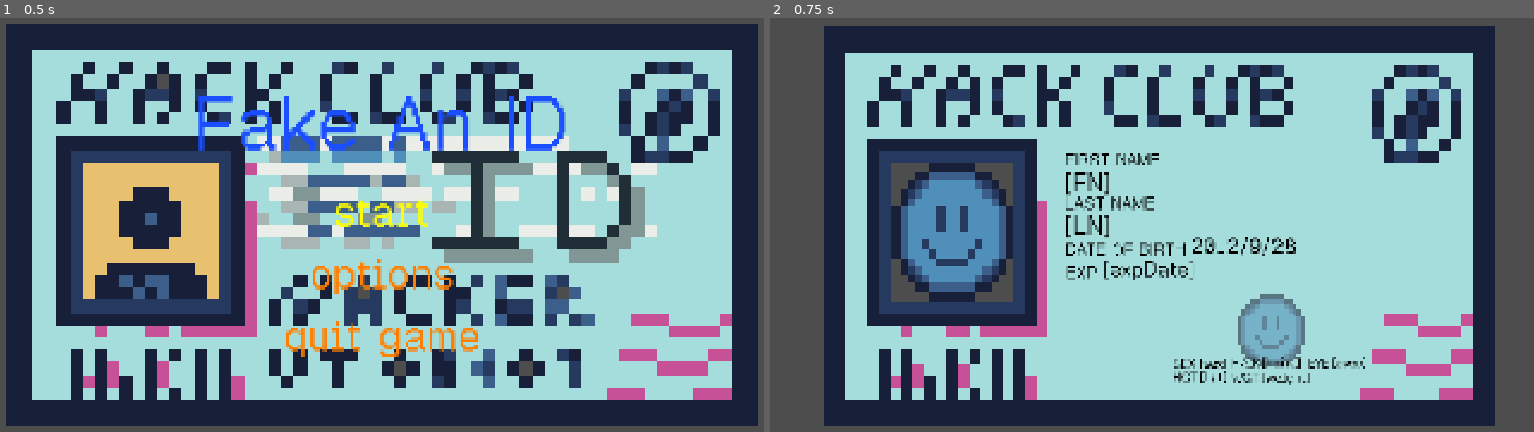
Above: before the commit, frames 1-2 (left to right).
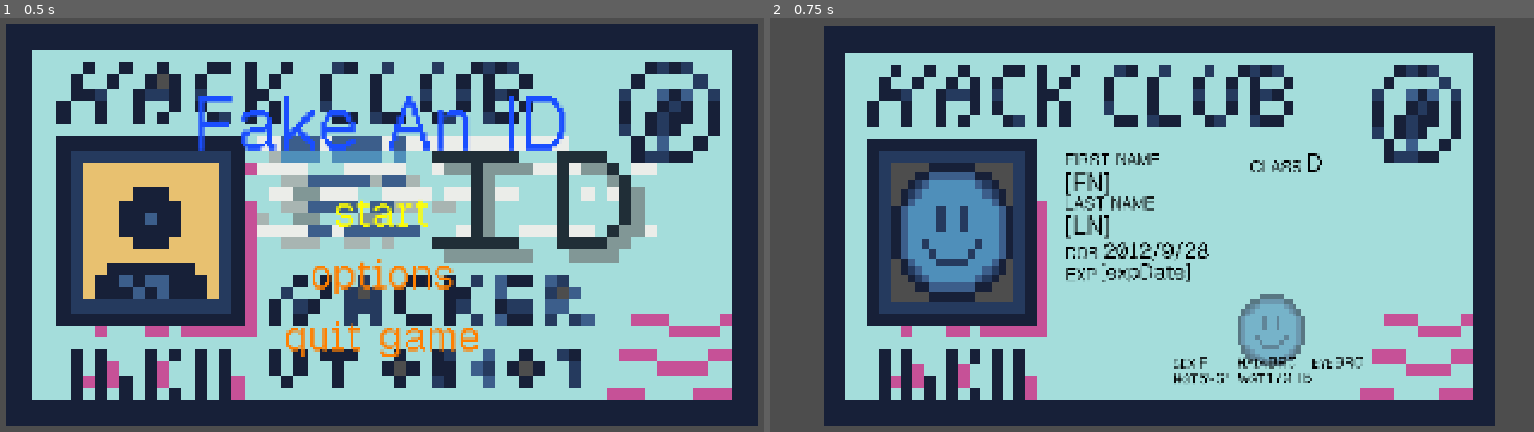
Above: after the commit, the same moments.

Repository: itstntcraft123/fake-an-id
Game: Godot game, scene res://scenes/main_menu.tscn
The game is run twice, just before and just after one commit, with the same random seed, the same clock (stepped at 60 frames per second) and the same inputs.
Inputs:
- Up to frame 1 (0.5 s): no input
- Up to frame 2 (0.75 s): click "[color=#ffffff00]> [/color]st…" at 0.5 s

Frame 1 is identical in both runs. In frame 2, 1.9% of the frame differs, in the area x 38-78%, y 32-89%.

Commit message:
linked all labels to random functions
also changed a bit of positioning

Diff:
--- a/scenes/game.tscn
+++ b/scenes/game.tscn
@@ -37,6 +37,26 @@
 offset_bottom = 721.0
 texture = ExtResource("5_iywne")
 
+[node name="DriversClassLabel" type="Label" parent="UI/Control" unique_id=1720002885]
+layout_mode = 0
+offset_left = 1195.0
+offset_top = 374.0
+offset_right = 1423.0
+offset_bottom = 427.0
+theme_override_colors/font_color = Color(0, 0, 0, 1)
+theme_override_font_sizes/font_size = 40
+text = "CLASS"
+
+[node name="DriversClass" type="Label" parent="UI/Control/DriversClassLabel" unique_id=2102863602]
+layout_mode = 0
+offset_left = 134.0
+offset_top = -22.0
+offset_right = 937.0
+offset_bottom = 57.0
+theme_override_colors/font_color = Color(0, 0, 0, 1)
+theme_override_font_sizes/font_size = 60
+text = "[class]"
+
 [node name="FirstNameLabel" type="Label" parent="UI/Control" unique_id=1600423695]
 layout_mode = 0
 offset_left = 751.0
@@ -50,9 +70,9 @@
 [node name="FirstName" type="Label" parent="UI/Control/FirstNameLabel" unique_id=1994380922]
 layout_mode = 0
 offset_left = -3.0
-offset_top = 42.0
+offset_top = 43.0
 offset_right = 800.0
-offset_bottom = 121.0
+offset_bottom = 122.0
 theme_override_colors/font_color = Color(0, 0, 0, 1)
 theme_override_font_sizes/font_size = 60
 text = "[FN]"
@@ -70,9 +90,9 @@
 [node name="LastNAME" type="Label" parent="UI/Control/LastNameLabel" unique_id=2000823908]
 layout_mode = 0
 offset_left = -2.0
-offset_top = 40.0
+offset_top = 41.0
 offset_right = 801.0
-offset_bottom = 119.0
+offset_bottom = 120.0
 theme_override_colors/font_color = Color(0, 0, 0, 1)
 theme_override_font_sizes/font_size = 60
 text = "[LN]"
@@ -80,39 +100,39 @@
 [node name="DoBLabel" type="Label" parent="UI/Control" unique_id=319141769]
 layout_mode = 0
 offset_left = 752.0
-offset_top = 572.0
+offset_top = 581.0
 offset_right = 1188.0
-offset_bottom = 625.0
-theme_override_colors/font_color = Color(0, 0, 0, 1)
-theme_override_font_sizes/font_size = 40
-text = "DATE OF BIRTH"
+offset_bottom = 634.0
+theme_override_colors/font_color = Color(0, 0, 0, 1)
+theme_override_font_sizes/font_size = 40
+text = "DOB"
 
 [node name="DoB" type="Label" parent="UI/Control/DoBLabel" unique_id=2052988321]
 layout_mode = 0
-offset_left = 300.0
-offset_top = -14.0
-offset_right = 795.0
-offset_bottom = 65.0
+offset_left = 90.0
+offset_top = -12.0
+offset_right = 585.0
+offset_bottom = 67.0
 theme_override_colors/font_color = Color(0, 0, 0, 1)
 theme_override_font_sizes/font_size = 50
 text = "[DoB]"
 
 [node name="ExpireDateLabel" type="Label" parent="UI/Control" unique_id=1213400034]
 layout_mode = 0
-offset_left = 754.0
-offset_top = 628.0
-offset_right = 875.0
-offset_bottom = 698.0
+offset_left = 753.0
+offset_top = 633.0
+offset_right = 874.0
+offset_bottom = 703.0
 theme_override_colors/font_color = Color(0, 0, 0, 1)
 theme_override_font_sizes/font_size = 40
 text = "EXP"
 
 [node name="EXPDate" type="Label" parent="UI/Control/ExpireDateLabel" unique_id=643385181]
 layout_mode = 0
-offset_left = 88.0
-offset_top = -15.0
-offset_right = 310.0
-offset_bottom = 64.0
+offset_left = 80.0
+offset_top = -14.0
+offset_right = 302.0
+offset_bottom = 65.0
 theme_override_colors/font_color = Color(0, 0, 0, 1)
 theme_override_font_sizes/font_size = 50
 text = "[expDate]"
@@ -139,90 +159,90 @@
 
 [node name="Sex" type="Label" parent="UI/Control/SexLabel" unique_id=1747402248]
 layout_mode = 0
-offset_left = 65.0
-offset_top = -1.0
-offset_right = 131.0
+offset_left = 64.0
+offset_top = -6.0
+offset_right = 141.0
 offset_bottom = 41.0
 theme_override_colors/font_color = Color(0, 0, 0, 1)
-theme_override_font_sizes/font_size = 30
+theme_override_font_sizes/font_size = 35
 text = "[sex]"
 
 [node name="HeightLabel" type="Label" parent="UI/Control" unique_id=23549392]
 layout_mode = 0
-offset_left = 1009.0
-offset_top = 885.0
-offset_right = 1086.0
-offset_bottom = 925.0
+offset_left = 1011.0
+offset_top = 890.0
+offset_right = 1088.0
+offset_bottom = 930.0
 theme_override_colors/font_color = Color(0, 0, 0, 1)
 theme_override_font_sizes/font_size = 30
 text = "HGT"
 
-[node name="Sex" type="Label" parent="UI/Control/HeightLabel" unique_id=968089444]
-layout_mode = 0
-offset_left = 65.0
-offset_top = -1.0
-offset_right = 131.0
+[node name="Height" type="Label" parent="UI/Control/HeightLabel" unique_id=968089444]
+layout_mode = 0
+offset_left = 62.0
+offset_top = -5.0
+offset_right = 140.0
+offset_bottom = 42.0
+theme_override_colors/font_color = Color(0, 0, 0, 1)
+theme_override_font_sizes/font_size = 35
+text = "[hgt]"
+
+[node name="HairLabel" type="Label" parent="UI/Control" unique_id=616471486]
+layout_mode = 0
+offset_left = 1165.0
+offset_top = 851.0
+offset_right = 1242.0
+offset_bottom = 891.0
+theme_override_colors/font_color = Color(0, 0, 0, 1)
+theme_override_font_sizes/font_size = 30
+text = "HAIR"
+
+[node name="HairColor" type="Label" parent="UI/Control/HairLabel" unique_id=447074001]
+layout_mode = 0
+offset_left = 74.0
+offset_top = -5.0
+offset_right = 184.0
+offset_bottom = 42.0
+theme_override_colors/font_color = Color(0, 0, 0, 1)
+theme_override_font_sizes/font_size = 35
+text = "[hairc]"
+
+[node name="WeightLabel" type="Label" parent="UI/Control" unique_id=1668930202]
+layout_mode = 0
+offset_left = 1166.0
+offset_top = 889.0
+offset_right = 1243.0
+offset_bottom = 929.0
+theme_override_colors/font_color = Color(0, 0, 0, 1)
+theme_override_font_sizes/font_size = 30
+text = "WGT"
+
+[node name="Weight" type="Label" parent="UI/Control/WeightLabel" unique_id=1700281475]
+layout_mode = 0
+offset_left = 70.0
+offset_top = -5.0
+offset_right = 207.0
+offset_bottom = 42.0
+theme_override_colors/font_color = Color(0, 0, 0, 1)
+theme_override_font_sizes/font_size = 35
+text = "[weight]"
+
+[node name="EyeLabel" type="Label" parent="UI/Control" unique_id=659478503]
+layout_mode = 0
+offset_left = 1344.0
+offset_top = 852.0
+offset_right = 1421.0
+offset_bottom = 892.0
+theme_override_colors/font_color = Color(0, 0, 0, 1)
+theme_override_font_sizes/font_size = 30
+text = "EYE"
+
+[node name="EyeColor" type="Label" parent="UI/Control/EyeLabel" unique_id=691298928]
+layout_mode = 0
+offset_left = 55.0
+offset_top = -6.0
+offset_right = 153.0
 offset_bottom = 41.0
 theme_override_colors/font_color = Color(0, 0, 0, 1)
-theme_override_font_sizes/font_size = 30
-text = "[hgt]"
-
-[node name="HairLabel" type="Label" parent="UI/Control" unique_id=616471486]
-layout_mode = 0
-offset_left = 1151.0
-offset_top = 851.0
-offset_right = 1228.0
-offset_bottom = 891.0
-theme_override_colors/font_color = Color(0, 0, 0, 1)
-theme_override_font_sizes/font_size = 30
-text = "HAIR"
-
-[node name="HairColor" type="Label" parent="UI/Control/HairLabel" unique_id=447074001]
-layout_mode = 0
-offset_left = 72.0
-offset_top = -1.0
-offset_right = 167.0
-offset_bottom = 41.0
-theme_override_colors/font_color = Color(0, 0, 0, 1)
-theme_override_font_sizes/font_size = 30
-text = "[hairc]"
-
-[node name="WeightLabel" type="Label" parent="UI/Control" unique_id=1668930202]
-layout_mode = 0
-offset_left = 1151.0
-offset_top = 887.0
-offset_right = 1228.0
-offset_bottom = 927.0
-theme_override_colors/font_color = Color(0, 0, 0, 1)
-theme_override_font_sizes/font_size = 30
-text = "WGT"
-
-[node name="Weight" type="Label" parent="UI/Control/WeightLabel" unique_id=1700281475]
-layout_mode = 0
-offset_left = 71.0
-offset_top = -1.0
-offset_right = 166.0
-offset_bottom = 41.0
-theme_override_colors/font_color = Color(0, 0, 0, 1)
-theme_override_font_sizes/font_size = 30
-text = "[weight]"
-
-[node name="EyeLabel" type="Label" parent="UI/Control" unique_id=659478503]
-layout_mode = 0
-offset_left = 1334.0
-offset_top = 852.0
-offset_right = 1411.0
-offset_bottom = 892.0
-theme_override_colors/font_color = Color(0, 0, 0, 1)
-theme_override_font_sizes/font_size = 30
-text = "EYE"
-
-[node name="EyeColor" type="Label" parent="UI/Control/EyeLabel" unique_id=691298928]
-layout_mode = 0
-offset_left = 57.0
-offset_top = -2.0
-offset_right = 152.0
-offset_bottom = 40.0
-theme_override_colors/font_color = Color(0, 0, 0, 1)
-theme_override_font_sizes/font_size = 30
+theme_override_font_sizes/font_size = 35
 text = "[eyec]"
--- a/scripts/game.gd
+++ b/scripts/game.gd
@@ -3,7 +3,16 @@
 @export var escape_screen: PackedScene
 
 func _ready() -> void:
+	$UI/Control/DriversClassLabel/DriversClass.text = Utils.random_class()
+
 	$UI/Control/DoBLabel/DoB.text = Utils.random_dob()
+	# $UI/Control/ExpireDateLabel/EXPDate.text = Utils.random_expDate()
+
+	$UI/Control/SexLabel/Sex.text = Utils.random_gender()
+	$UI/Control/HeightLabel/Height.text = Utils.random_height()
+	$UI/Control/HairLabel/HairColor.text = Utils.random_hair_color()
+	$UI/Control/WeightLabel/Weight.text = Utils.random_weight()
+	$UI/Control/EyeLabel/EyeColor.text = Utils.random_eye_color()
 
 func _process(delta: float) -> void:
 	pass
